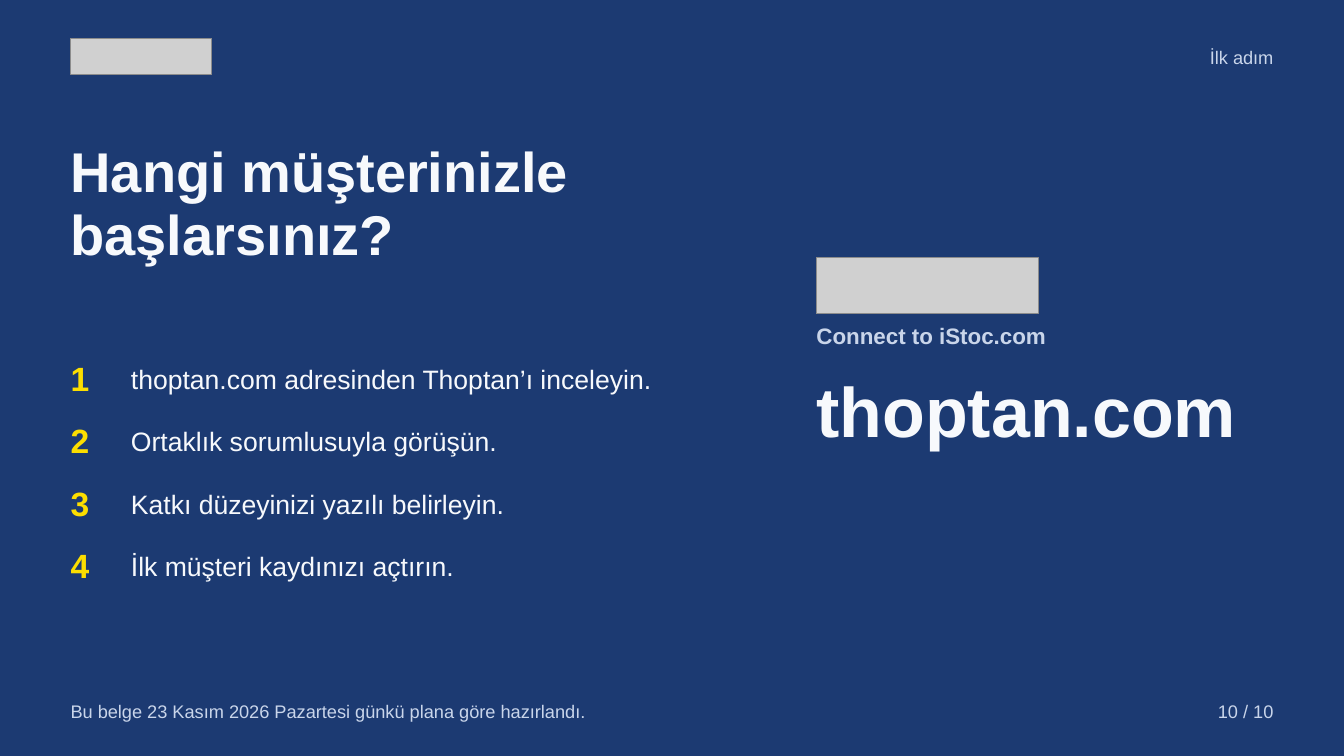
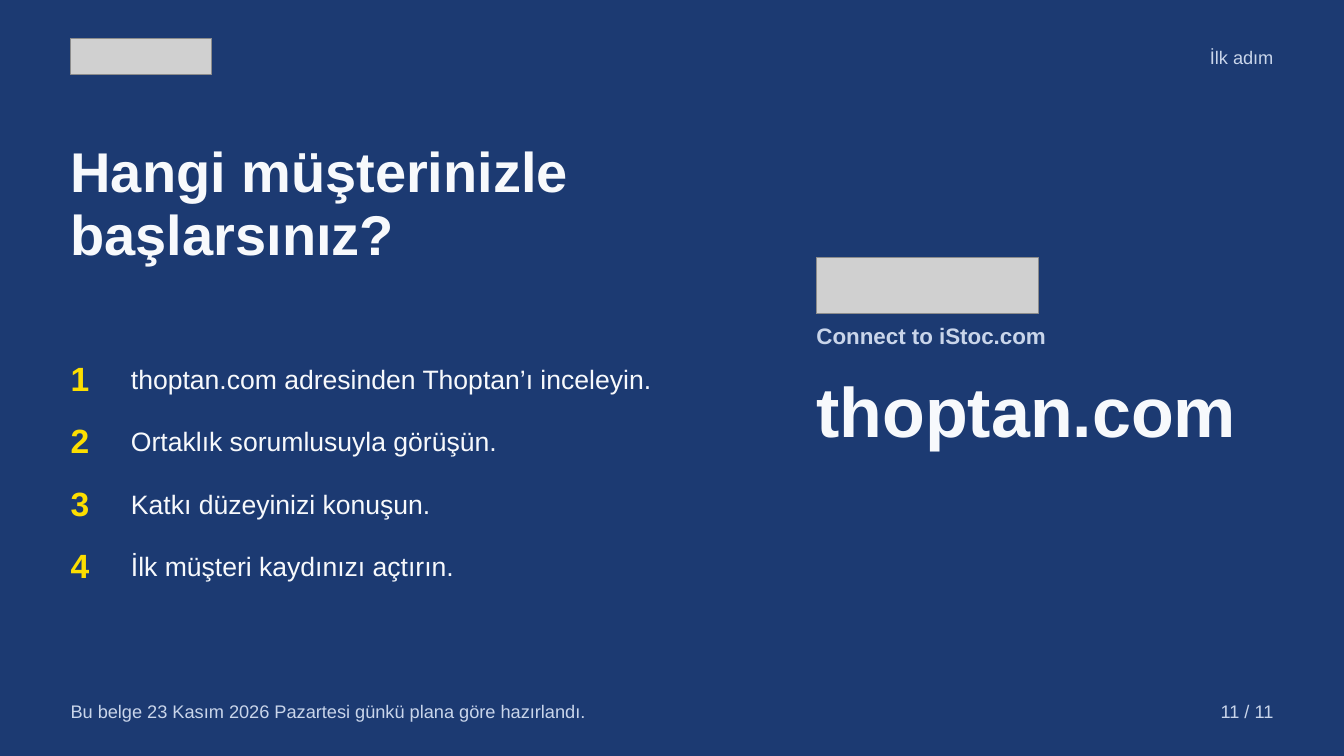
Before and after one commit to karacaismail/19ekim, a slide deck: slide 11 of public/indir/istoc/istoc-is-ortakligi-sunum.pptx (slide 10 before the commit). Drawn at 1344x756 pixels with LibreOffice and Linux fonts; fonts in the diff are those of the drawing; grey boxes stand for pictures. Boxes give left, top, right and bottom in pixels: in the first picture for what was removed or moved away, otherwise in the second. Text is boxed around its words. In the diff, an @@ line names an element or a change of style, - is before the commit and + after.

```diff
--- a/public/indir/istoc/istoc-is-ortakligi-sunum.pptx
+++ b/public/indir/istoc/istoc-is-ortakligi-sunum.pptx
@@ text at [131, 494, 431, 519]: text changed @@
-Katkı düzeyinizi yazılı belirleyin.
+Katkı düzeyinizi konuşun.
@@ text at [1221, 705, 1274, 718]: text changed @@
-10 / 10
+11 / 11
```
Also in this commit, not shown: 9 other slides changed, 1 slide added, 43 other files.
